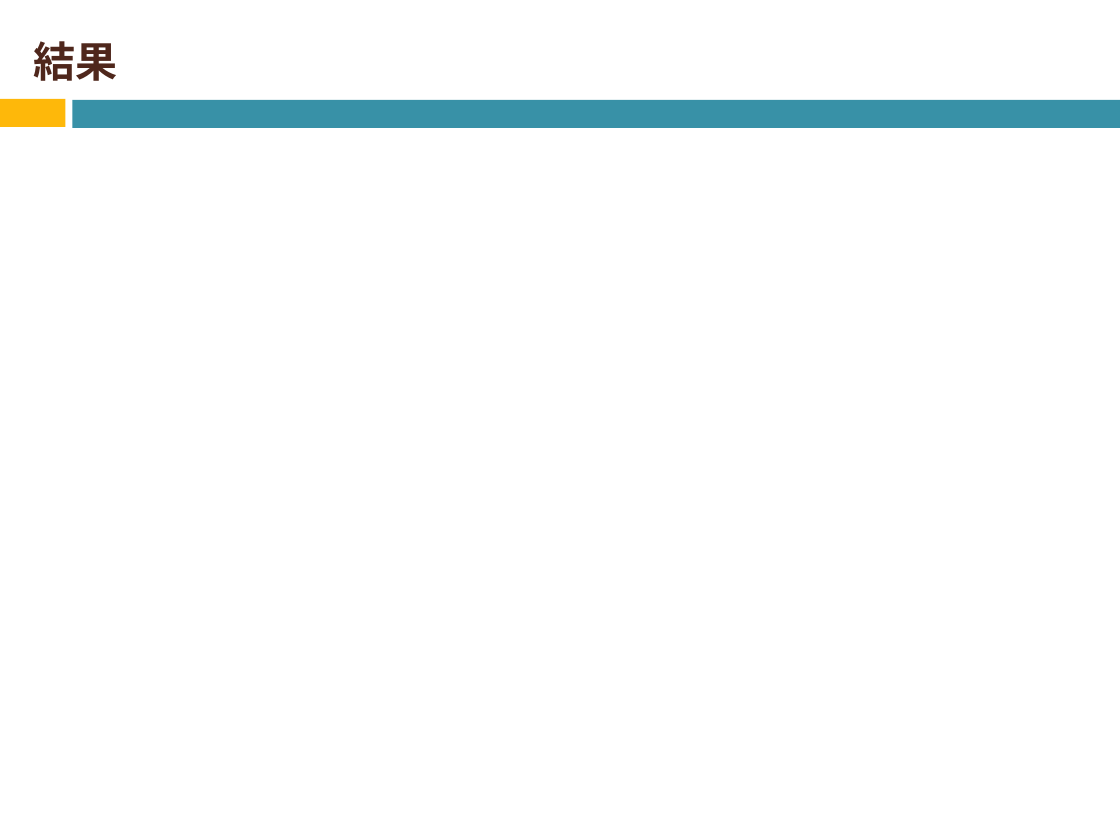
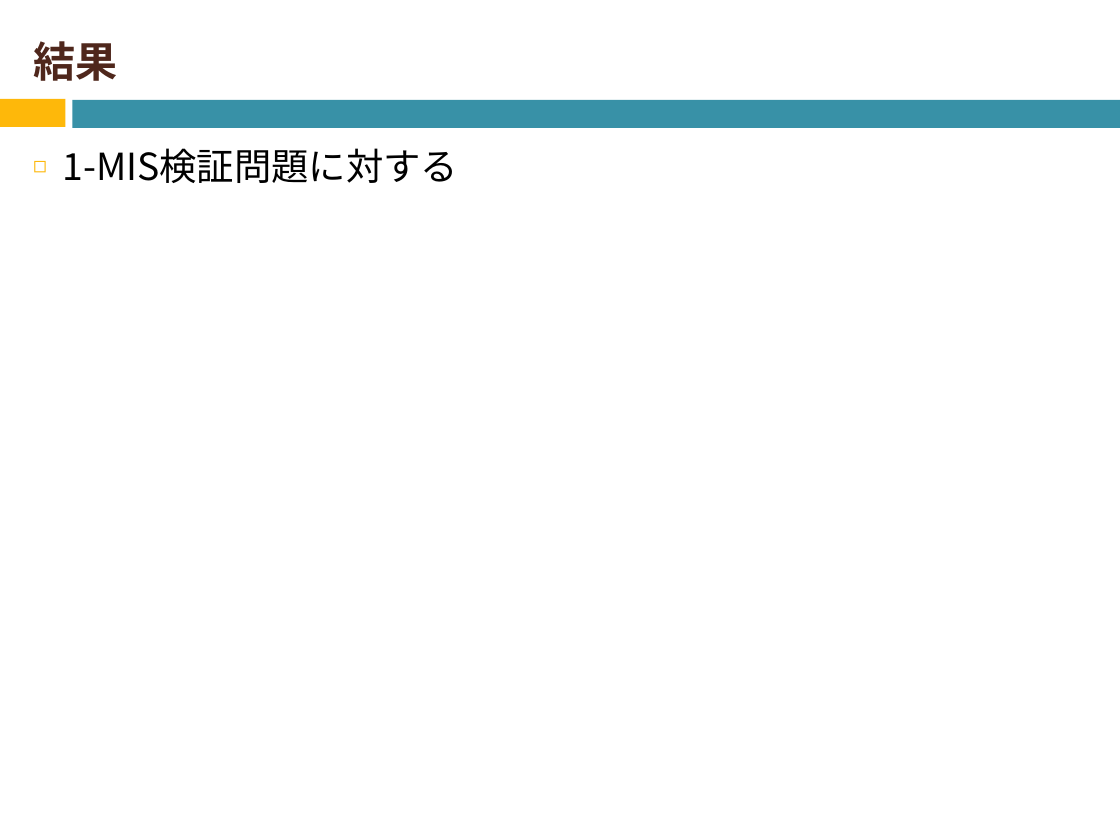
Before and after one commit to Izulabo-nitech/Distributed_Complexity_of_k-Maximal_Independent_Set_Verification, a slide deck: slide 15 of chukan/chukan2020_sato.pptx. Drawn at 1120x840 pixels with LibreOffice and Linux fonts; fonts in the diff are those of the drawing. Boxes give left, top, right and bottom in pixels: in the first picture for what was removed or moved away, otherwise in the second. Text is boxed around its words. In the diff, an @@ line names an element or a change of style, - is before the commit and + after.

Commit message:
交叉判定問題まで

```diff
--- a/chukan/chukan2020_sato.pptx
+++ b/chukan/chukan2020_sato.pptx
@@ text added at box(62, 148, 458, 183), 24 pt, text #000000 @@
+◻ 1-MIS検証問題に対する
```
Also in this commit, not shown: 5 other files.
